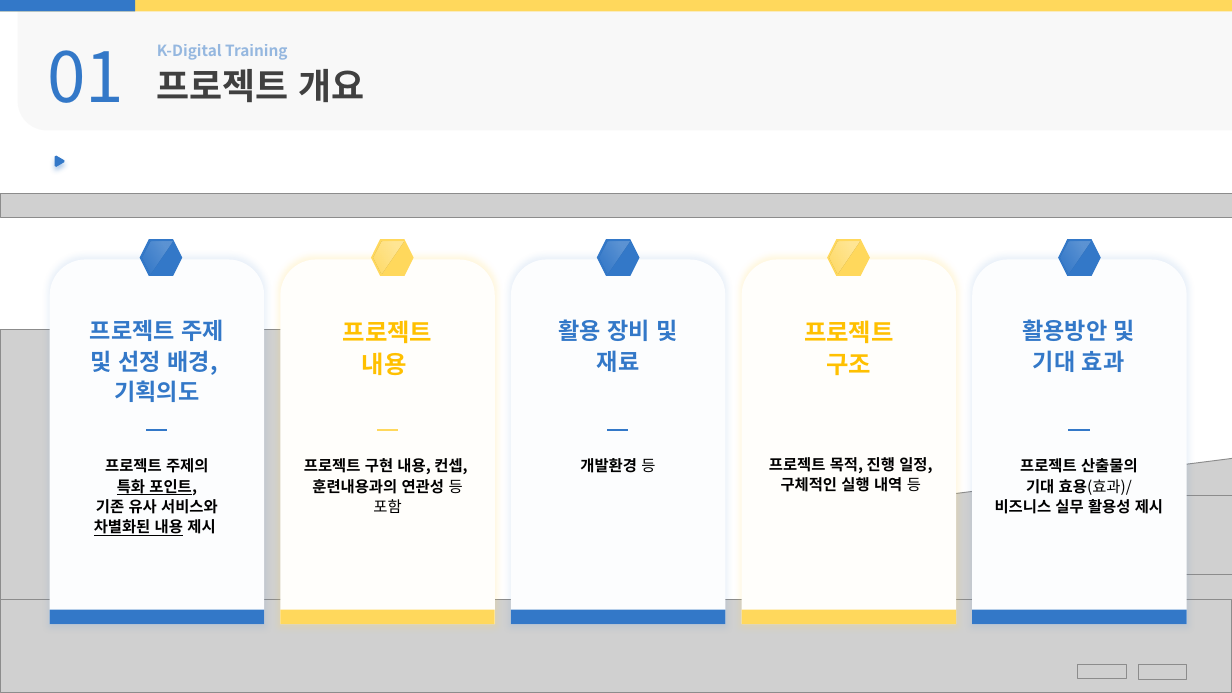
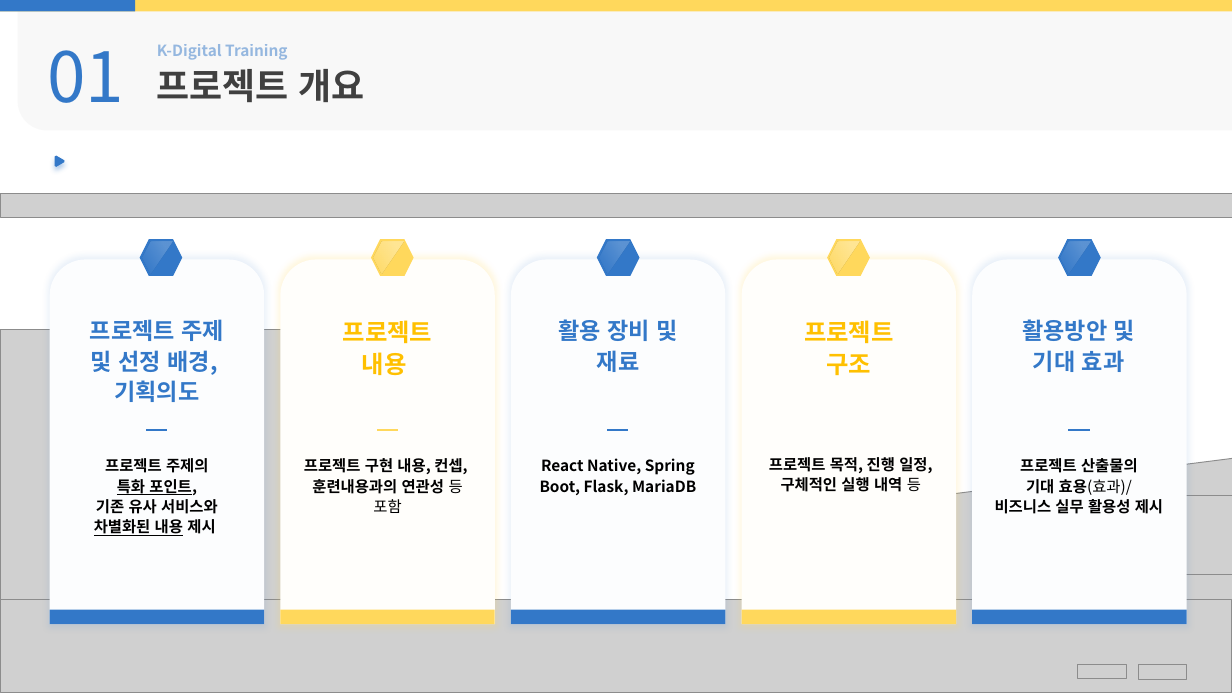
Before and after one commit to ne-aki/workspace, a slide deck: slide 3 of 팀프로젝트 관련 자료/3차발표.pptx. Drawn at 1232x693 pixels with LibreOffice and Linux fonts; fonts in the diff are those of the drawing; grey boxes stand for pictures; background and template pictures are left out. Boxes give left, top, right and bottom in pixels: in the first picture for what was removed or moved away, otherwise in the second. Text is boxed around its words. In the diff, an @@ line names an element or a change of style, - is before the commit and + after.

```diff
--- a/팀프로젝트 관련 자료/3차발표.pptx
+++ b/팀프로젝트 관련 자료/3차발표.pptx
@@ text at [540,458,696,495]: text changed @@
-개발환경 등
+React Native, Spring Boot, Flask, MariaDB
```
Also in this commit, not shown: 1 other slide changed, 28 other files.
